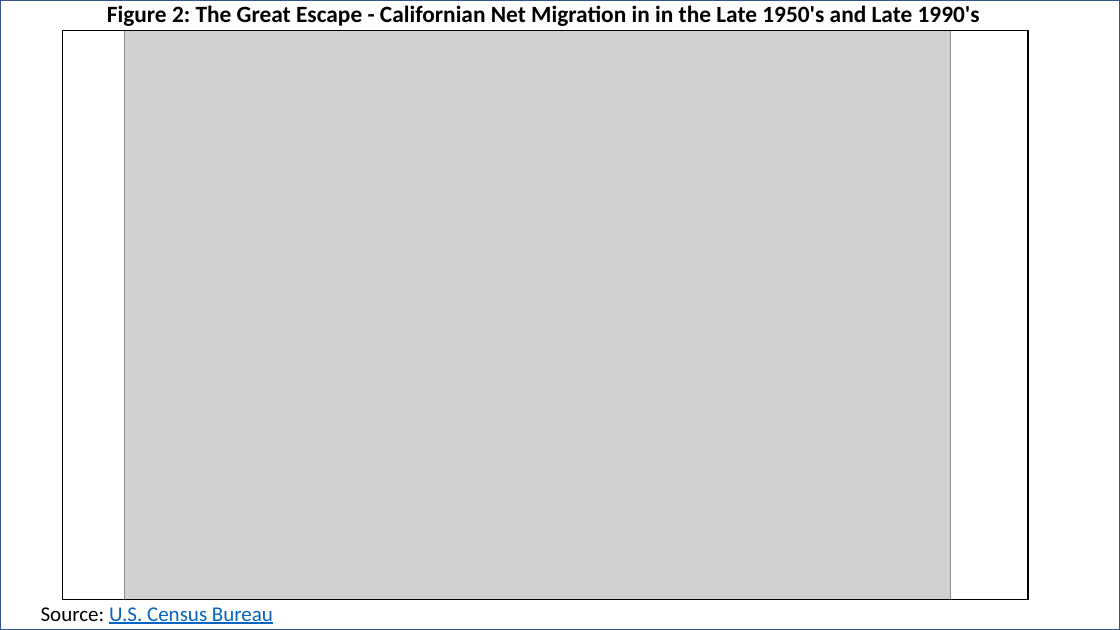
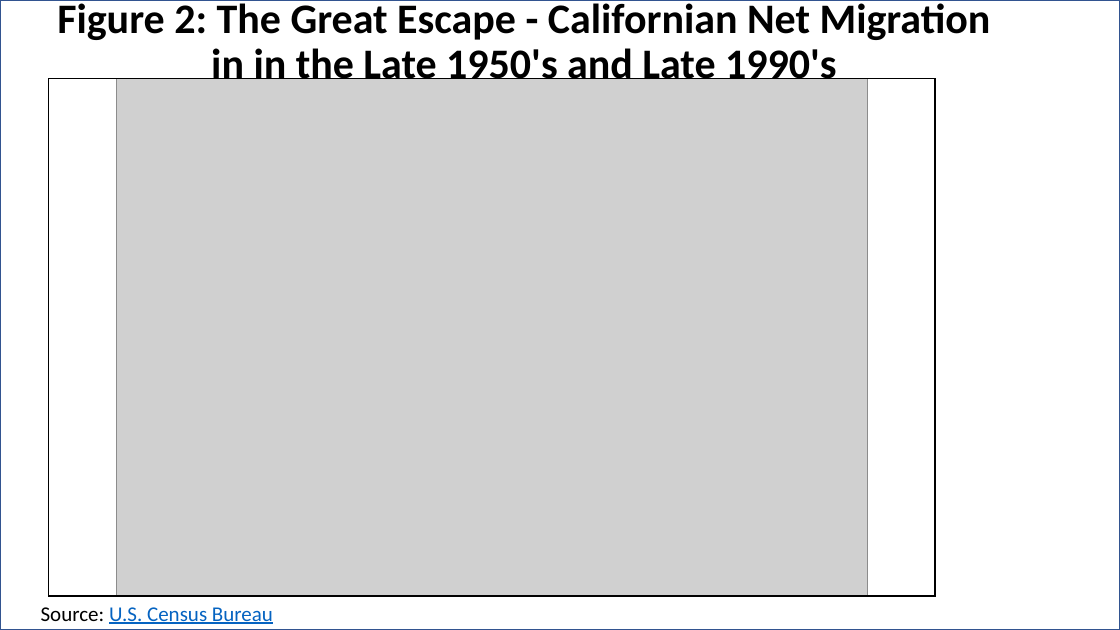
Before and after one commit to globsoc/haikus, a slide deck: slide 1 of fig2/haiku_ppt.pptx. Drawn at 1120x630 pixels with LibreOffice and Linux fonts; fonts in the diff are those of the drawing; grey boxes stand for pictures. Boxes give left, top, right and bottom in pixels: in the first picture for what was removed or moved away, otherwise in the second. Text is boxed around its words. In the diff, an @@ line names an element or a change of style, - is before the commit and + after.

Commit message:
improved Figure 2 resolution and title size

```diff
--- a/fig2/haiku_ppt.pptx
+++ b/fig2/haiku_ppt.pptx
@@ text "Figure 2: The Great Escape ...": place and size @@
-text "Figure 2: The Great Escape ..." at (107,5,980,26)
+text "Figure 2: The Great Escape ..." at (57,0,991,79)
@@ text "Figure 2: The Great Escape ..." at (57,0,991,79): size 20 to 36 pt @@
@@ rectangle: place and size @@
-rectangle at (62,30,1028,600)
+rectangle at (49,78,935,596)
@@ picture: place and size @@
-picture at (124,30,950,600)
+picture at (117,78,867,596)
```
Also in this commit, not shown: 3 other files.
